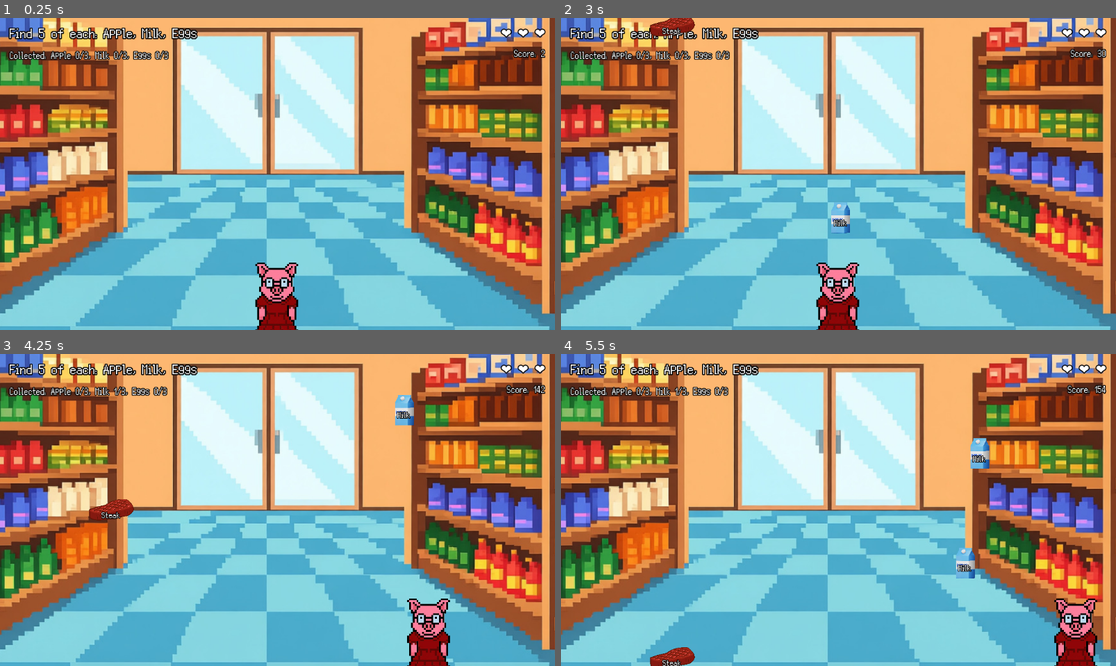
Above: before the commit, frames 1-4 (two rows, left to right).
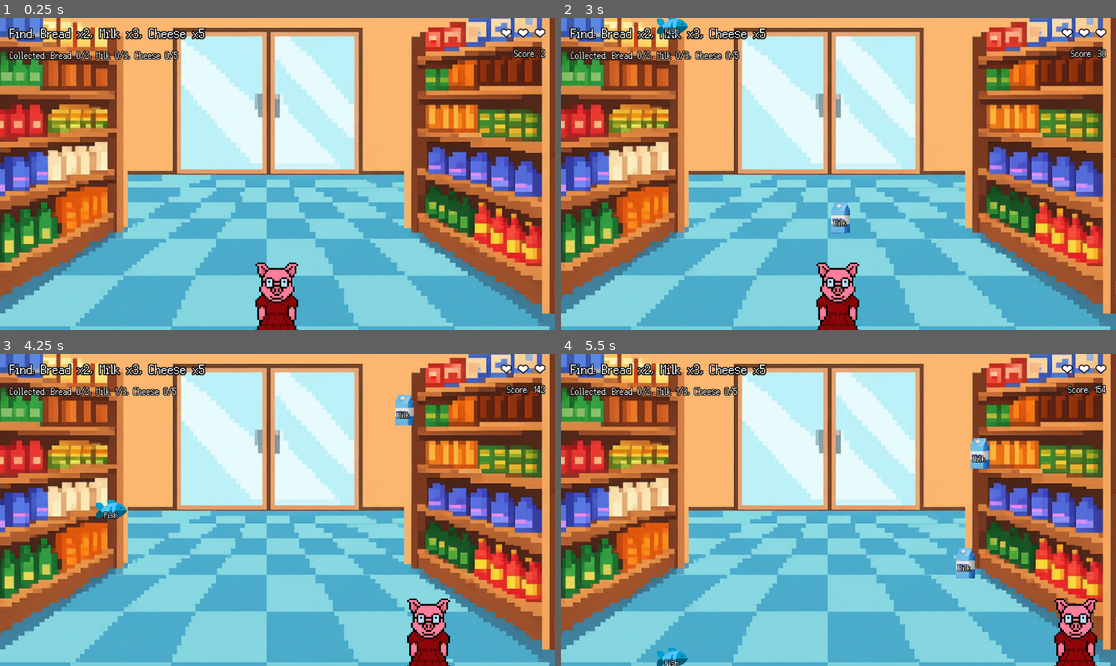
Above: after the commit, the same moments.

Repository: iamthewalrusz/supermarket-game
Game: Godot game, scene res://Scenes/falling_game.tscn
Two runs of this game, one before a commit and one after it. Both use one fixed random seed, a clock stepped at 60 frames per second and the inputs below. This scene is started directly instead of the project's main scene.
Inputs (mouse positions are in pixels of both pictures, inside the frame that each line leads up to):
- Up to frame 1 (0.25 s): no input
- Up to frame 2 (3 s): tap Enter (ui_accept) at 0.5, 0.77 s; move the mouse to (960, 158) at 0.52 s; hold Right (ui_right) 0.53-1.25 s; click (960, 158) at 0.67 s; drag from (727, 189) to (810, 236) at 1.27 s; move the mouse to (894, 105) at 2.02 s; hold Left (ui_left) 2.03-2.75 s; drag from (810, 236) to (672, 127) at 2.77 s
- Up to frame 3 (4.25 s): move the mouse to (444, 556) at 3.52 s; hold Right (ui_right) from 3.53 s (still down); tap Enter (ui_accept) at 3.77 s
- Up to frame 4 (5.5 s): release Right (ui_right) at 4.25 s; drag from (672, 463) to (966, 416) at 4.27 s; move the mouse to (866, 510) at 5.02 s; hold Right (ui_right) from 5.03 s (still down); click (866, 510) at 5.17 s

The runs differ from the first frame. In frame 1, 1.3% of the frame differs, in the area x 5-38%, y 3-14%; in frame 2, 1.6%; in frame 3, 1.7%, in the area x 5-38%, y 3-54%; in frame 4, 1.7%.

Commit message:
random products

Diff:
--- a/Scripts/falling_game.gd
+++ b/Scripts/falling_game.gd
@@ -1,13 +1,12 @@
 class_name FallingGame
 extends Node2D
 
-const TARGET_ITEMS: Array[Dictionary] = [
-	{"name": "Apple", "texture": "res://Assets/apple-fruit-cartoon-transparent-28.png"},
-	{"name": "Milk", "texture": "res://Assets/milk-box-3d-rendering-isometric-icon-png.png"},
-	{"name": "Eggs", "texture": "res://Assets/1536745806-clipart-xl.png"},
-]
-
-const DISTRACTOR_ITEMS: Array[Dictionary] = [
+# All products the game can draw from. Each playthrough, 3 are randomly picked
+# as targets (each with a random required count 2-5); the rest are distractors.
+const PRODUCT_POOL: Array[Dictionary] = [
+	{"name": "Apple", "texture": "res://Assets/apple-fruit-cartoon-transparent-28.png", "color": "ff4444"},
+	{"name": "Milk", "texture": "res://Assets/milk-box-3d-rendering-isometric-icon-png.png", "color": "ffffff"},
+	{"name": "Eggs", "texture": "res://Assets/1536745806-clipart-xl.png", "color": "ffddaa"},
 	{"name": "Steak", "texture": "res://Assets/steak-graphic-clipart-design-free-png.png", "color": "ff6666"},
 	{"name": "Banana", "texture": "res://Assets/banana.png", "color": "ffff66"},
 	{"name": "Bread", "texture": "res://Assets/bread.png", "color": "cc9966"},
@@ -15,8 +14,15 @@
 	{"name": "Fish", "texture": "res://Assets/fish.png", "color": "66ccff"},
 ]
 
+const NUM_TARGETS: int = 3
+const MIN_NEEDED: int = 2
+const MAX_NEEDED: int = 5
+
 const STARTING_LIVES: int = 3
-const NEEDED_PER_ITEM: int = 3
+
+var target_items: Array[Dictionary] = []
+var distractor_items: Array[Dictionary] = []
+var needed_per_item: Dictionary = {}
 
 var collected_counts: Dictionary = {}
 var lives: int = STARTING_LIVES
@@ -35,8 +41,15 @@
 @onready var anim = $PlayerBasket/AnimatedSprite2D
 
 func _ready() -> void:
-	# Record how many of each item the player must find.
-	for item: Dictionary in TARGET_ITEMS:
+	# Pick 3 random products to be this playthrough's targets.
+	var pool: Array[Dictionary] = PRODUCT_POOL.duplicate()
+	pool.shuffle()
+	target_items = pool.slice(0, NUM_TARGETS)
+	distractor_items = pool.slice(NUM_TARGETS)
+
+	# Give each target a random required count (2-5).
+	for item: Dictionary in target_items:
+		needed_per_item[item["name"]] = randi_range(MIN_NEEDED, MAX_NEEDED)
 		collected_counts[item["name"]] = 0
 
 	update_ui()
@@ -46,13 +59,17 @@
 
 	# Record the items the player must find so the market platformer knows them.
 	GameState.required_items = []
-	for item: Dictionary in TARGET_ITEMS:
+	for item: Dictionary in target_items:
 		GameState.required_items.append(item["name"])
 
-	var target_names: Array[String] = []
-	for item: Dictionary in TARGET_ITEMS:
-		target_names.append(item["name"])
-	target_list_label.text = "Find 5 of each: " + ", ".join(target_names)
+	target_list_label.text = build_target_list_text()
+
+
+func build_target_list_text() -> String:
+	var parts: Array[String] = []
+	for item: Dictionary in target_items:
+		parts.append("%s x%d" % [item["name"], int(needed_per_item[item["name"]])])
+	return "Find: " + ", ".join(parts)
 
 
 func _process(delta: float) -> void:
@@ -76,13 +93,17 @@
 
 	var spawn_target: bool = (randi() % 100) < 55
 
+	var item_data: Dictionary
+	var is_target: bool
 	if spawn_target:
-		var item_data: Dictionary = TARGET_ITEMS[randi() % TARGET_ITEMS.size()]
-		item.setup(item_data["name"], true, load(item_data["texture"]), Color.WHITE)
+		item_data = target_items[randi() % target_items.size()]
+		is_target = true
 	else:
-		var item_data: Dictionary = DISTRACTOR_ITEMS[randi() % DISTRACTOR_ITEMS.size()]
-		var color: Color = Color.from_string(item_data["color"], Color.WHITE)
-		item.setup(item_data["name"], false, load(item_data["texture"]), color)
+		item_data = distractor_items[randi() % distractor_items.size()]
+		is_target = false
+
+	var color: Color = Color.from_string(item_data["color"], Color.WHITE)
+	item.setup(item_data["name"], is_target, load(item_data["texture"]), color)
 
 	item.position.x = randf_range(120, 1030)
 	item.position.y = -60
@@ -97,7 +118,7 @@
 		return
 
 	if is_target:
-		if int(collected_counts[item_name]) < NEEDED_PER_ITEM:
+		if int(collected_counts[item_name]) < int(needed_per_item[item_name]):
 			collected_counts[item_name] = int(collected_counts[item_name]) + 1
 			score += 100
 			update_ui()
@@ -136,15 +157,16 @@
 	lives_label.text = heart_text.strip_edges()
 
 	var collected_parts: Array[String] = []
-	for item: Dictionary in TARGET_ITEMS:
+	for item: Dictionary in target_items:
 		var count: int = int(collected_counts[item["name"]])
-		collected_parts.append("%s %d/%d" % [item["name"], count, NEEDED_PER_ITEM])
+		var needed: int = int(needed_per_item[item["name"]])
+		collected_parts.append("%s %d/%d" % [item["name"], count, needed])
 	collected_list_label.text = "Collected: " + ", ".join(collected_parts)
 
 
 func _all_collected() -> bool:
-	for item: Dictionary in TARGET_ITEMS:
-		if int(collected_counts[item["name"]]) < NEEDED_PER_ITEM:
+	for item: Dictionary in target_items:
+		if int(collected_counts[item["name"]]) < int(needed_per_item[item["name"]]):
 			return false
 	return true
 
@@ -152,7 +174,7 @@
 func win_game() -> void:
 	game_over = true
 	spawn_timer.stop()
-	message_label.text = "Great job!\nYou caught 5 of each item on the list!\nLet's go get some money!"
+	message_label.text = "Great job!\nYou caught everything on the list!\nLet's go get some money!"
 	message_panel.visible = true
 	blocker.visible = true
 
--- a/Scripts/road_game.gd
+++ b/Scripts/road_game.gd
@@ -5,7 +5,7 @@
 var road_power_up = preload("res://Scenes/road_power_up.tscn")
 
 var score: float = 0.0
-const WIN_SCORE: float = 250.0
+const WIN_SCORE: float = 500.0
 var game_ended: bool = false
 
 @onready var timer = $Timer
